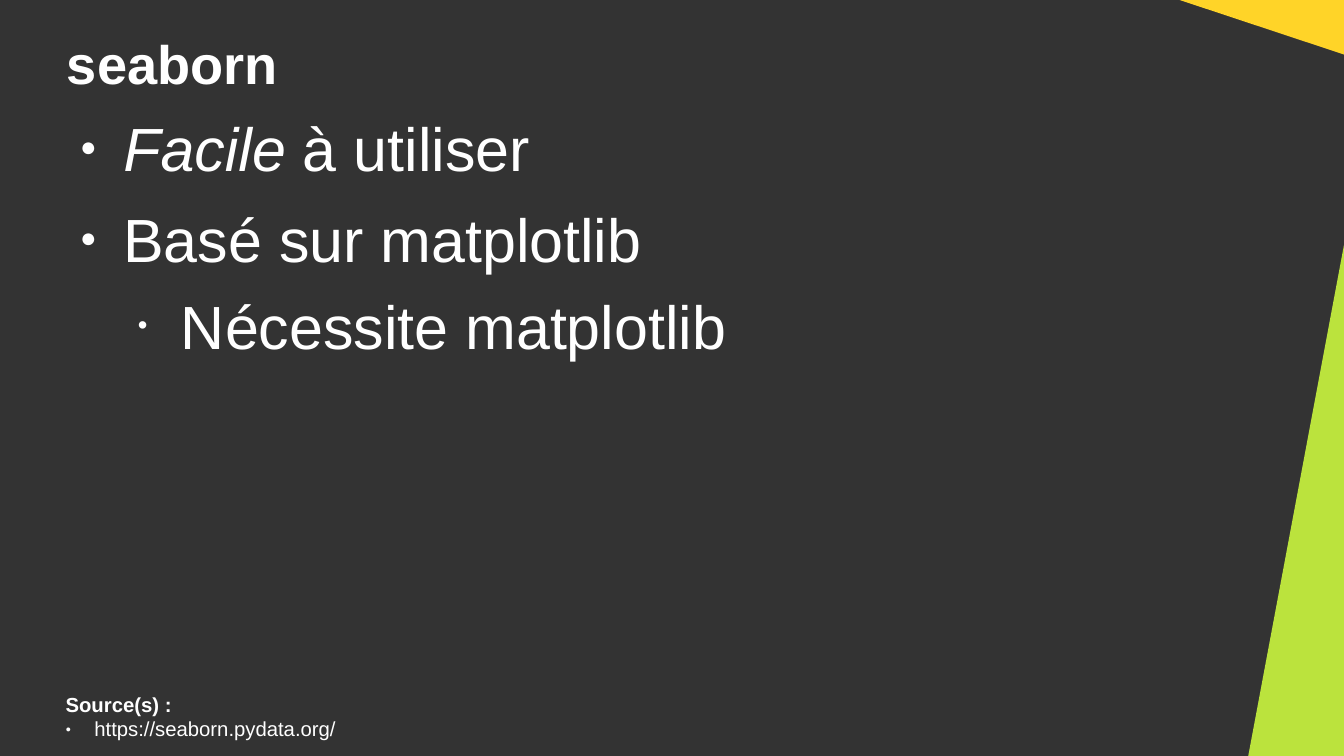
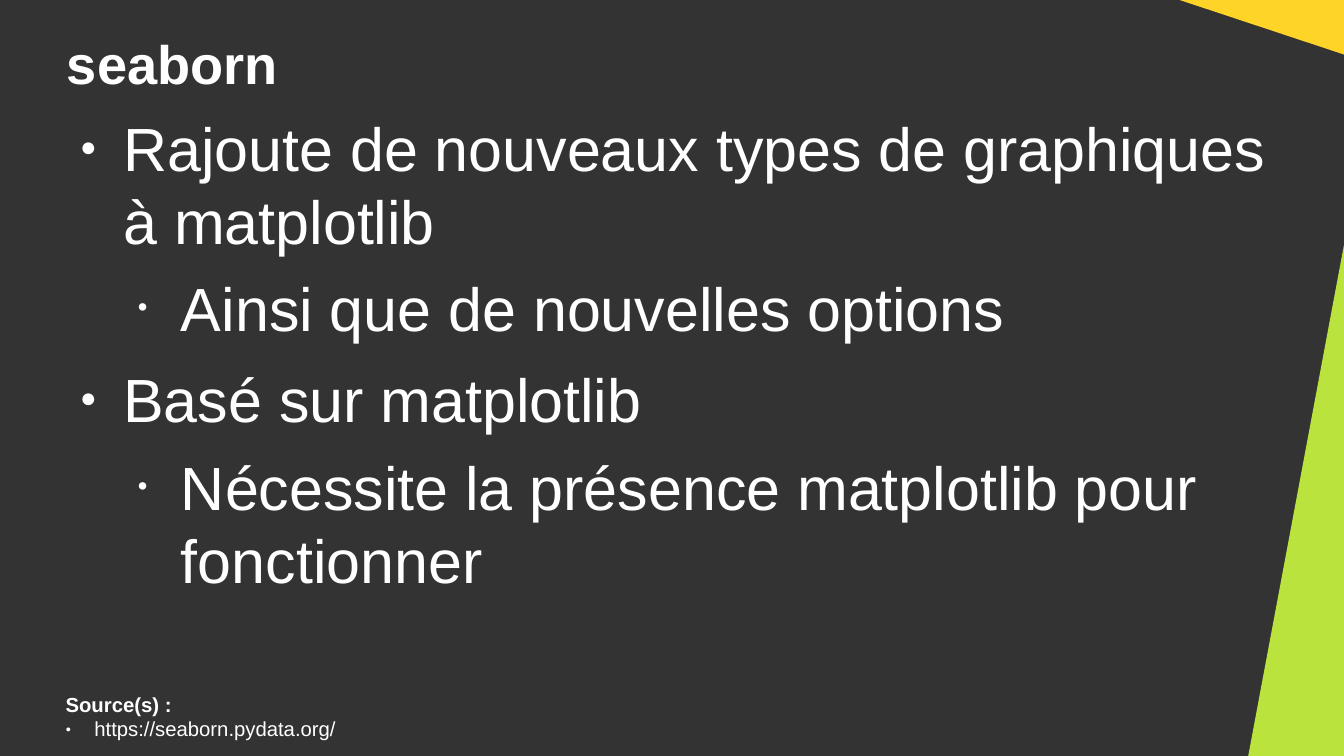
Before and after one commit to DanYellow/cours, a slide deck: slide 31 of big-data-s4/travaux-pratiques/numero-7/presentation.odp. Drawn at 1344x756 pixels with LibreOffice and Linux fonts; fonts in the diff are those of the drawing. Boxes give left, top, right and bottom in pixels: in the first picture for what was removed or moved away, otherwise in the second. Text is boxed around its words. In the diff, an @@ line names an element or a change of style, - is before the commit and + after.

```diff
--- a/big-data-s4/travaux-pratiques/numero-7/presentation.odp
+++ b/big-data-s4/travaux-pratiques/numero-7/presentation.odp
@@ text at (123, 127, 1265, 343): text changed @@
-● Facile à utiliser
+● Rajoute de nouveaux types de graphiques à matplotlib
+  • Ainsi que de nouvelles options
@@ text at (181, 465, 1197, 584): text changed @@
-  • Nécessite matplotlib
+  • Nécessite la présence matplotlib pour fonctionner
```
Also in this commit, not shown: 5 other slides changed, 1 slide removed, 10 other files.
